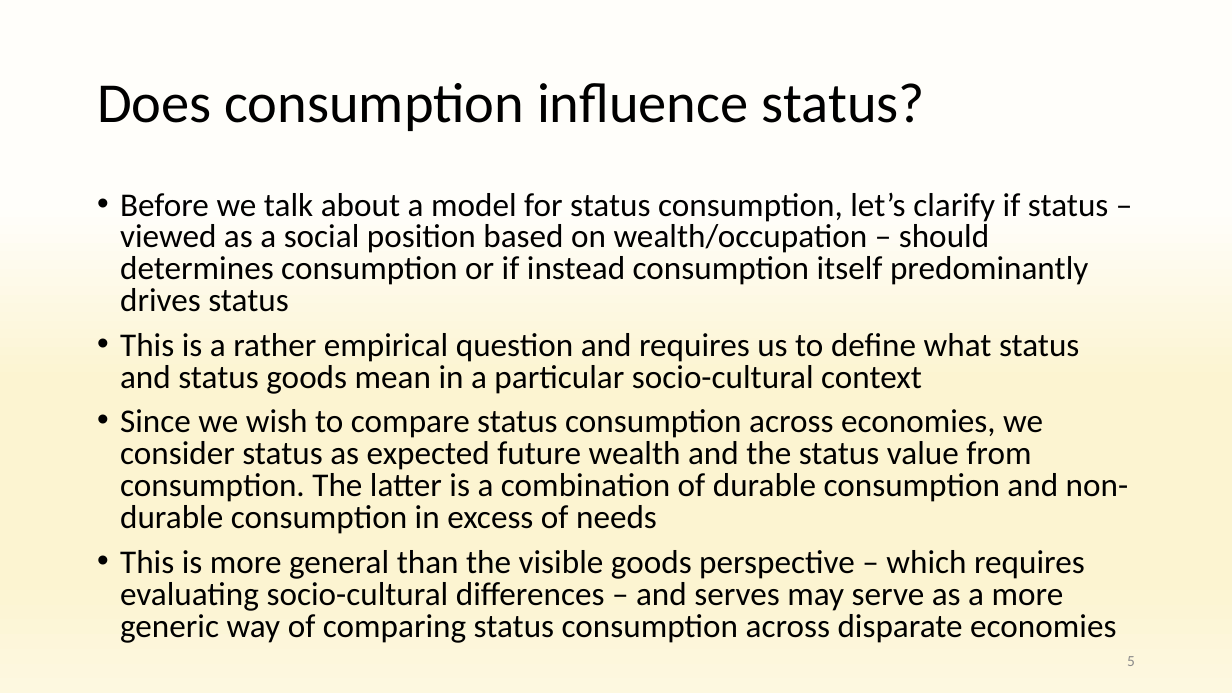
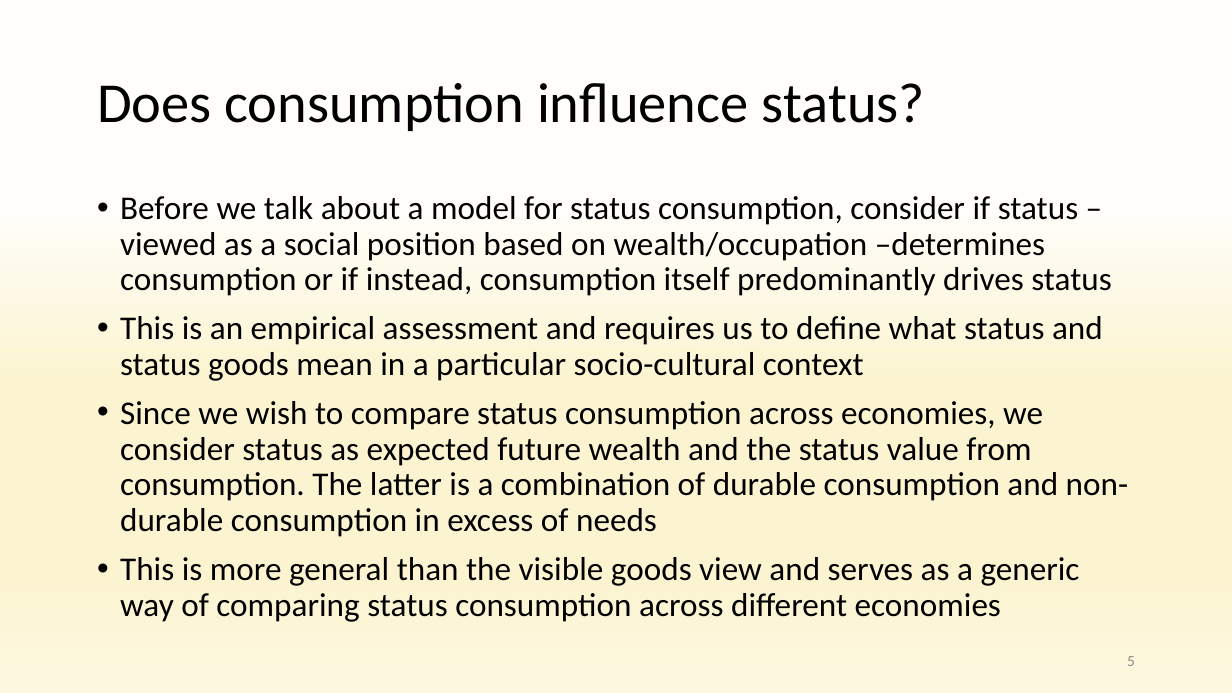
Before and after one commit to anuragr81/research, a slide deck: slide 5 of consumption/presentationOct2021.pptx. Drawn at 1232x693 pixels with LibreOffice and Linux fonts; fonts in the diff are those of the drawing; background and template pictures are left out. Boxes give left, top, right and bottom in pixels: in the first picture for what was removed or moved away, otherwise in the second. Text is boxed around its words. In the diff, an @@ line names an element or a change of style, - is before the commit and + after.

```diff
--- a/consumption/presentationOct2021.pptx
+++ b/consumption/presentationOct2021.pptx
@@ text at (x1=120, y1=196, x2=1111, y2=381): text changed @@
-• Before we talk about a model for status consumption, let’s clarify if status – viewed as a social position based on wealth/occupation – should determines consumption or if instead consumption itself predominantly drives status
-• This is a rather empirical question and requires us to define what status and status goods mean in a particular socio-cultural context
+• Before we talk about a model for status consumption, consider if status – viewed as a social position based on wealth/occupation –determines consumption or if instead, consumption itself predominantly drives status
+• This is an empirical assessment and requires us to define what status and status goods mean in a particular socio-cultural context
@@ text at (x1=120, y1=401, x2=1129, y2=537): line spacing 0.8 to 0.9 @@
@@ text at (x1=120, y1=557, x2=1080, y2=622): text changed @@
-• This is more general than the visible goods perspective – which requires evaluating socio-cultural differences – and serves may serve as a more generic way of comparing status consumption across disparate economies
+• This is more general than the visible goods view and serves as a generic way of comparing status consumption across different economies
```
Also in this commit, not shown: 5 other slides changed, 1 slide added, 2 other files.
